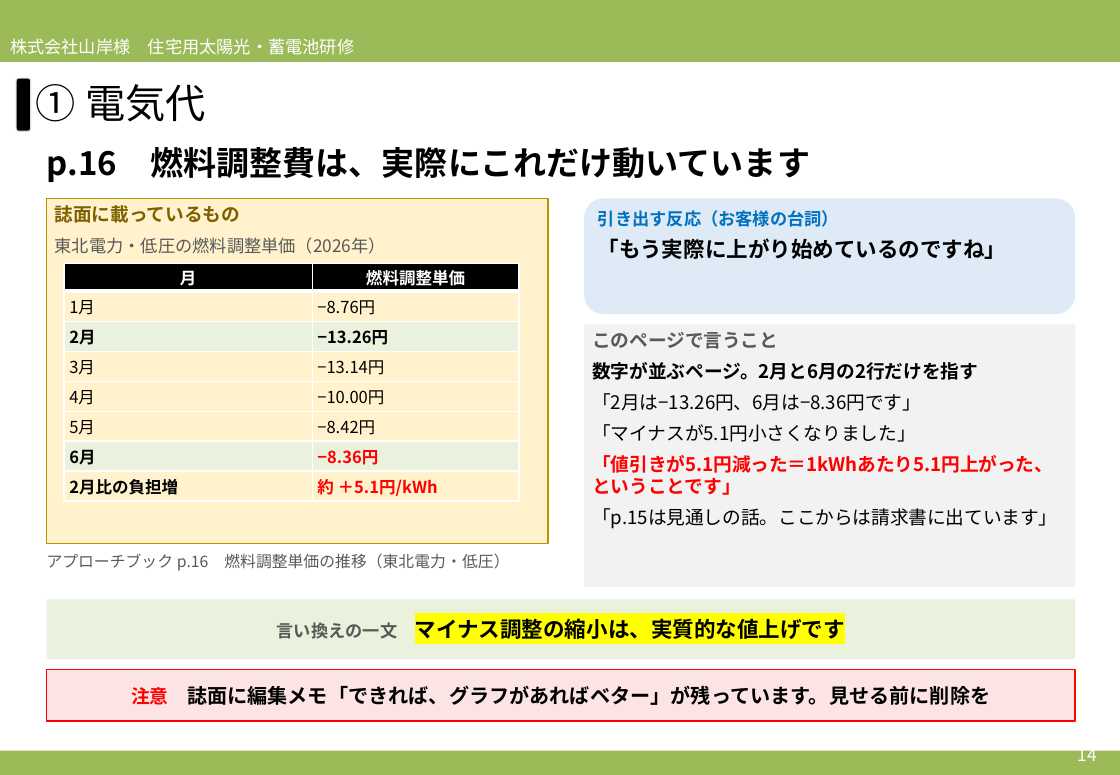
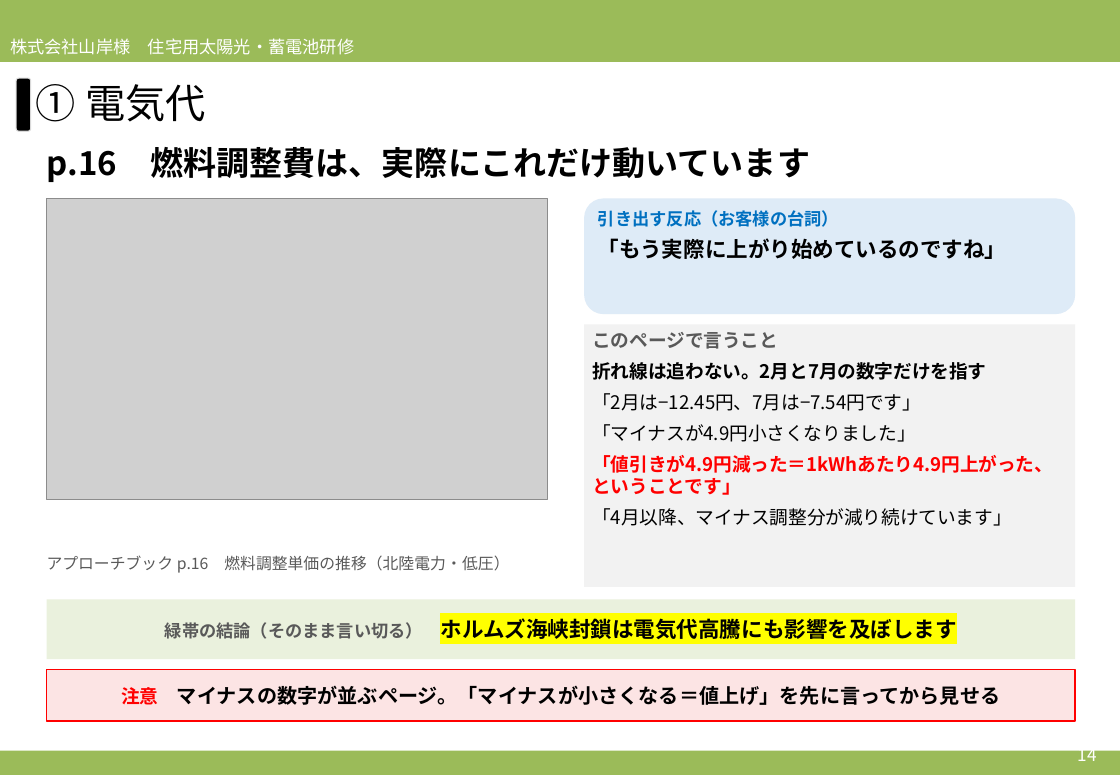
Before and after one commit to soshiro-iki-sys/-, a slide deck: slide 14 of slides/2026営業研修_必要性訴求パート_アプローチブックの伝え方.pptx. Drawn at 1120x775 pixels with LibreOffice and Linux fonts; fonts in the diff are those of the drawing; grey boxes stand for pictures. Boxes give left, top, right and bottom in pixels: in the first picture for what was removed or moved away, otherwise in the second. Text is boxed around its words. In the diff, an @@ line names an element or a change of style, - is before the commit and + after.

```diff
--- a/slides/2026営業研修_必要性訴求パート_アプローチブックの伝え方.pptx
+++ b/slides/2026営業研修_必要性訴求パート_アプローチブックの伝え方.pptx
@@ rectangle removed at <box>47,199,548,544</box> @@
-誌面に載っているもの
-東北電力・低圧の燃料調整単価（2026年）
@@ picture added at <box>47,199,548,500</box> @@
@@ table removed at <box>64,264,519,502</box>, 8 rows, 2 columns @@
-月 | 燃料調整単価
-1月 | −8.76円
-2月 | −13.26円
-3月 | −13.14円
-4月 | −10.00円
-5月 | −8.42円
-6月 | −8.36円
-2月比の負担増 | 約 ＋5.1円/kWh
@@ text in rectangle at <box>592,362,1053,526</box>: text changed @@
-数字が並ぶページ。2月と6月の2行だけを指す
-「2月は−13.26円、6月は−8.36円です」
-「マイナスが5.1円小さくなりました」
-「値引きが5.1円減った＝1kWhあたり5.1円上がった、ということです」
-「p.15は見通しの話。ここからは請求書に出ています」
+折れ線は追わない。2月と7月の数字だけを指す
+「2月は−12.45円、7月は−7.54円です」
+「マイナスが4.9円小さくなりました」
+「値引きが4.9円減った＝1kWhあたり4.9円上がった、ということです」
+「4月以降、マイナス調整分が減り続けています」
@@ text at <box>47,555,509,573</box>: text changed @@
-アプローチブック p.16 燃料調整単価の推移（東北電力・低圧）
+アプローチブック p.16 燃料調整単価の推移（北陸電力・低圧）
@@ rectangle added at <box>47,600,1076,660</box>, fill #EAF1DD, 15 pt, text #000000, bold @@
+緑帯の結論（そのまま言い切る） ホルムズ海峡封鎖は電気代高騰にも影響を及ぼします
@@ rectangle "注意 マイナスの数字が並ぶページ。「マイナスが小さくなる＝値上げ」を先に言ってから見せる": place and size @@
-rectangle "注意 マイナスの数字が並ぶページ。「マイナスが小さくなる＝値上げ」を先に言ってから見せる" at <box>47,600,1076,660</box>
+rectangle "注意 マイナスの数字が並ぶページ。「マイナスが小さくなる＝値上げ」を先に言ってから見せる" at <box>47,670,1076,722</box>
@@ rectangle "注意 マイナスの数字が並ぶページ。「マイナスが小さくなる＝値上げ」を先に言ってから見せる" at <box>47,670,1076,722</box>: fill #EAF1DD to #FCE4E4; outline none to #FF0000 1 pt @@
@@ rectangle removed at <box>47,670,1076,722</box> @@
-注意 誌面に編集メモ「できれば、グラフがあればベター」が残っています。見せる前に削除を
@@ text in rectangle at <box>121,686,1000,705</box>: text changed; size 15 to 14 pt @@
-言い換えの一文 マイナス調整の縮小は、実質的な値上げです
+注意 マイナスの数字が並ぶページ。「マイナスが小さくなる＝値上げ」を先に言ってから見せる
```
Also in this commit, not shown: 13 other slides changed, 16 other files.
